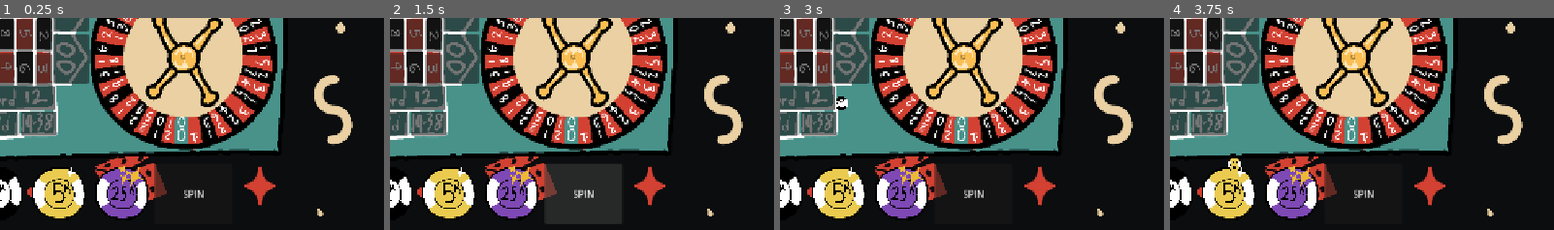
Above: before the commit, frames 1-4 (left to right).
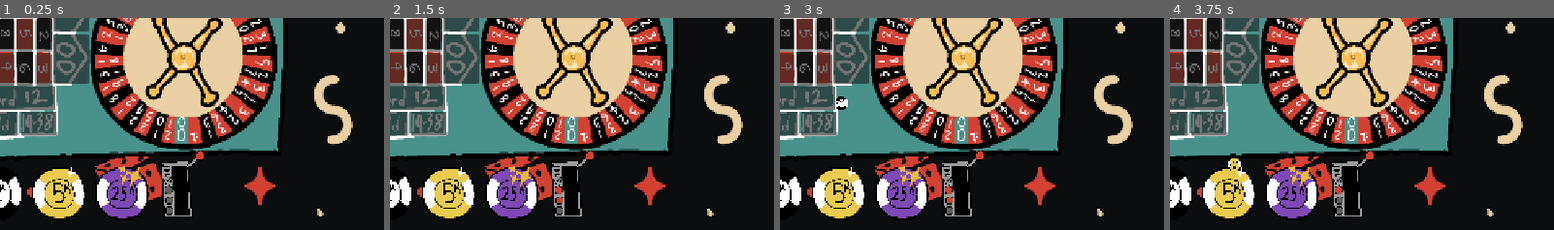
Above: after the commit, the same moments.

Repository: JordanRaia/gmtk-game-jam-2026
Game: Godot game, scene res://MainScene.tscn
Two runs of this game, one before a commit and one after it. Both use one fixed random seed, a clock stepped at 60 frames per second and the inputs below.
Inputs (mouse positions are % of the whole screen's width and height, from its top left):
- Up to frame 1 (0.25 s): no input
- Up to frame 2 (1.5 s): click (61, 92) at 0.5 s, where only the run before the commit has a clickable "SPIN"; click (61, 92) at 1.25 s, where only the run before the commit has a clickable "SPIN"
- Up to frame 3 (3 s): click (61, 92) at 2 s, where only the run before the commit has a clickable "SPIN"; tap Enter at 2.75 s; drag from (35, 92) to (60, 27) at 2.77 s
- Up to frame 4 (3.75 s): drag from (43, 92) to (45, 70) at 3.52 s
The pictures show only the part of the screen within x 35-85%, y 50-100%; the shares and areas given below are measured in that part.

The runs differ from the first frame. In frame 1, 1.2% of the frame differs, in the area x 40-54%, y 62-94%; in frame 2, 5.7%, in the area x 40-61%, y 62-97%; in frame 3, 1.2%; in frame 4, 1.2%.

Commit message:
lever to bet

Diff:
--- a/MainScene.tscn
+++ b/MainScene.tscn
@@ -8,8 +8,77 @@
 [ext_resource type="Script" uid="uid://nr0io8g5x058" path="res://Scripts/TableLimitsBoard.gd" id="5_a814b"]
 [ext_resource type="Texture2D" uid="uid://yoh5bbv8j7mb" path="res://Assets/tablelimits.png" id="6_5crlr"]
 [ext_resource type="Texture2D" uid="uid://syktsk6al06o" path="res://Assets/art/1kchip.png" id="7_1kchip"]
+[ext_resource type="Texture2D" uid="uid://blkpaygbnev8n" path="res://Assets/art/leveranim/lever_0000.png" id="7_h86nx"]
 [ext_resource type="Texture2D" uid="uid://b0s1dkjvh7f4w" path="res://Assets/art/5kchip.png" id="8_5kchip"]
+[ext_resource type="Texture2D" uid="uid://drllsneq4clyi" path="res://Assets/art/leveranim/lever_0002.png" id="8_7jkkr"]
 [ext_resource type="Texture2D" uid="uid://bkaqfy23th3qe" path="res://Assets/art/25k.png" id="9_25kchip"]
+[ext_resource type="Texture2D" uid="uid://w6rkp8pkt5q1" path="res://Assets/art/leveranim/lever_0003.png" id="9_amtbh"]
+[ext_resource type="Texture2D" uid="uid://bpbx68hgt50ye" path="res://Assets/art/leveranim/lever_0005.png" id="10_obg7t"]
+[ext_resource type="Texture2D" uid="uid://cr3y75d16bqox" path="res://Assets/art/leveranim/lever_0007.png" id="11_v3bin"]
+[ext_resource type="Texture2D" uid="uid://bl2j6lww7cvax" path="res://Assets/art/leveranim/lever_0008.png" id="12_6dw4c"]
+[ext_resource type="Texture2D" uid="uid://cw8tn2swuqdik" path="res://Assets/art/leveranim/lever_0009.png" id="13_cxdnd"]
+[ext_resource type="Texture2D" uid="uid://w3vr4h4x2woo" path="res://Assets/art/leveranim/lever_0010.png" id="14_ro037"]
+[ext_resource type="Texture2D" uid="uid://coffbq42ott7u" path="res://Assets/art/leveranim/lever_0011.png" id="15_lppff"]
+[ext_resource type="Texture2D" uid="uid://b7j8vmbq1f75t" path="res://Assets/art/leveranim/lever_0012.png" id="16_5o6vq"]
+[ext_resource type="Texture2D" uid="uid://cbgcwmfg2pxi4" path="res://Assets/art/leveranim/lever_0013.png" id="17_5i0cj"]
+[ext_resource type="Texture2D" uid="uid://b2oyy35o5ur2q" path="res://Assets/art/leveranim/lever_0014.png" id="18_f3pw5"]
+[ext_resource type="Texture2D" uid="uid://catoursctv8u7" path="res://Assets/art/leveranim/lever_0015.png" id="19_nlw8m"]
+[ext_resource type="Texture2D" uid="uid://dgjeco2sf0o4s" path="res://Assets/art/leveranim/lever_0016.png" id="20_r1x6n"]
+
+[sub_resource type="SpriteFrames" id="SpriteFrames_dh88x"]
+animations = [{
+"frames": [{
+"duration": 1.0,
+"texture": ExtResource("7_h86nx")
+}, {
+"duration": 1.0,
+"texture": ExtResource("8_7jkkr")
+}, {
+"duration": 1.0,
+"texture": ExtResource("9_amtbh")
+}, {
+"duration": 1.0,
+"texture": ExtResource("10_obg7t")
+}],
+"loop": 2,
+"name": &"idle",
+"speed": 3.0
+}, {
+"frames": [{
+"duration": 1.0,
+"texture": ExtResource("11_v3bin")
+}, {
+"duration": 1.0,
+"texture": ExtResource("12_6dw4c")
+}, {
+"duration": 1.0,
+"texture": ExtResource("13_cxdnd")
+}, {
+"duration": 1.0,
+"texture": ExtResource("14_ro037")
+}, {
+"duration": 1.0,
+"texture": ExtResource("15_lppff")
+}, {
+"duration": 1.0,
+"texture": ExtResource("16_5o6vq")
+}, {
+"duration": 1.0,
+"texture": ExtResource("17_5i0cj")
+}, {
+"duration": 1.0,
+"texture": ExtResource("18_f3pw5")
+}, {
+"duration": 1.0,
+"texture": ExtResource("19_nlw8m")
+}, {
+"duration": 1.0,
+"texture": ExtResource("20_r1x6n")
+}],
+"loop": 0,
+"name": &"pull",
+"speed": 10.0
+}]
 
 [node name="Main Scene" type="Node2D" unique_id=1180250988]
 script = ExtResource("1_uxrcv")
@@ -77,6 +146,7 @@
 offset_bottom = -16.0
 grow_horizontal = 2
 grow_vertical = 0
+mouse_filter = 2
 
 [node name="Chip1000" type="TextureRect" parent="CanvasLayer/UI_Layer/ChipTray" unique_id=575246137]
 custom_minimum_size = Vector2(100, 100)
@@ -102,9 +172,23 @@
 script = ExtResource("2_rf2cd")
 chip_value = 25000
 
-[node name="SpinButton" type="Button" parent="CanvasLayer/UI_Layer/ChipTray" unique_id=1853546206]
-layout_mode = 2
-text = "          SPIN          "
+[node name="SpinLever" type="AnimatedSprite2D" parent="CanvasLayer/UI_Layer/ChipTray" unique_id=1371182476]
+z_index = 1
+position = Vector2(357.24997, 45.999996)
+scale = Vector2(0.15, 0.15)
+sprite_frames = SubResource("SpriteFrames_dh88x")
+animation = &"idle"
+
+[node name="Control" type="Control" parent="CanvasLayer/UI_Layer/ChipTray/SpinLever" unique_id=1826704288]
+layout_mode = 3
+anchor_left = 0.18400002
+anchor_top = 0.804
+anchor_right = 0.18400002
+anchor_bottom = 0.804
+offset_left = -330.40002
+offset_top = -1218.5066
+offset_right = 129.59999
+offset_bottom = -471.84003
 
 [node name="RouletteTable" type="TextureRect" parent="CanvasLayer/UI_Layer" unique_id=87814310]
 layout_mode = 1
@@ -662,4 +746,4 @@
 size_flags_vertical = 3
 stretch_mode = 5
 
-[connection signal="pressed" from="CanvasLayer/UI_Layer/ChipTray/SpinButton" to="." method="_on_spin_button_pressed"]
+[connection signal="gui_input" from="CanvasLayer/UI_Layer/ChipTray/SpinLever/Control" to="." method="_on_control_gui_input"]
--- a/Scripts/MainScene.gd
+++ b/Scripts/MainScene.gd
@@ -8,10 +8,21 @@
 @onready var chip_5000: TextureRect = $CanvasLayer/UI_Layer/ChipTray/Chip5000
 @onready var chip_25000: TextureRect = $CanvasLayer/UI_Layer/ChipTray/Chip25000
 
+# References to your lever nodes
+@onready var spin_lever: AnimatedSprite2D = $CanvasLayer/UI_Layer/ChipTray/SpinLever
+
+var is_spinning: bool = false
+
 func _ready() -> void:
 	chip_1000.gui_input.connect(func(event: InputEvent): _on_chip_gui_input(event, 1000))
 	chip_5000.gui_input.connect(func(event: InputEvent): _on_chip_gui_input(event, 5000))
 	chip_25000.gui_input.connect(func(event: InputEvent): _on_chip_gui_input(event, 25000))
+
+	# Connect the animation finished signal to handle post-pull logic
+	spin_lever.animation_finished.connect(_on_lever_animation_finished)
+
+	# Start looping the idle animation (first 8 frames)
+	spin_lever.play("idle")
 
 func _on_chip_gui_input(event: InputEvent, amount: int) -> void:
 	if event is InputEventMouseButton and event.button_index == MOUSE_BUTTON_LEFT and event.pressed:
@@ -33,11 +44,30 @@
 
 	luck_label.text = "LUCK: %d%%" % GameState.luck_meter
 
-func _on_spin_button_pressed() -> void:
-	if GameState.active_bets.is_empty():
-		print("Place a bet first!")
+# Triggered when clicking the Area2D shape over the lever
+func _on_area_2d_input_event(viewport: Node, event: InputEvent, shape_idx: int) -> void:
+	if is_spinning:
 		return
 
+	if event is InputEventMouseButton and event.button_index == MOUSE_BUTTON_LEFT and event.pressed:
+		if GameState.active_bets.is_empty():
+			print("Place a bet first!")
+			return
+
+		is_spinning = true
+		# Play the pull animation (remaining frames)
+		spin_lever.play("pull")
+
+# Triggered automatically when the 'pull' animation completes
+func _on_lever_animation_finished() -> void:
+	if spin_lever.animation == "pull":
+		execute_spin_logic()
+
+		# Return back to idle loop and allow pulling again
+		spin_lever.play("idle")
+		is_spinning = false
+
+func execute_spin_logic() -> void:
 	# 1. Pick a random number between 0 and 37 (37 represents '00')
 	var winning_number = randi() % 38
 
@@ -125,3 +155,16 @@
 	# Clear all visual chips from the board
 	for chip in get_tree().get_nodes_in_group("placed_chips"):
 		chip.queue_free()
+
+
+func _on_control_gui_input(event: InputEvent) -> void:
+	if is_spinning:
+		return
+
+	if event is InputEventMouseButton and event.button_index == MOUSE_BUTTON_LEFT and event.pressed:
+		if GameState.active_bets.is_empty():
+			print("Place a bet first!")
+			return
+
+		is_spinning = true
+		spin_lever.play("pull")
